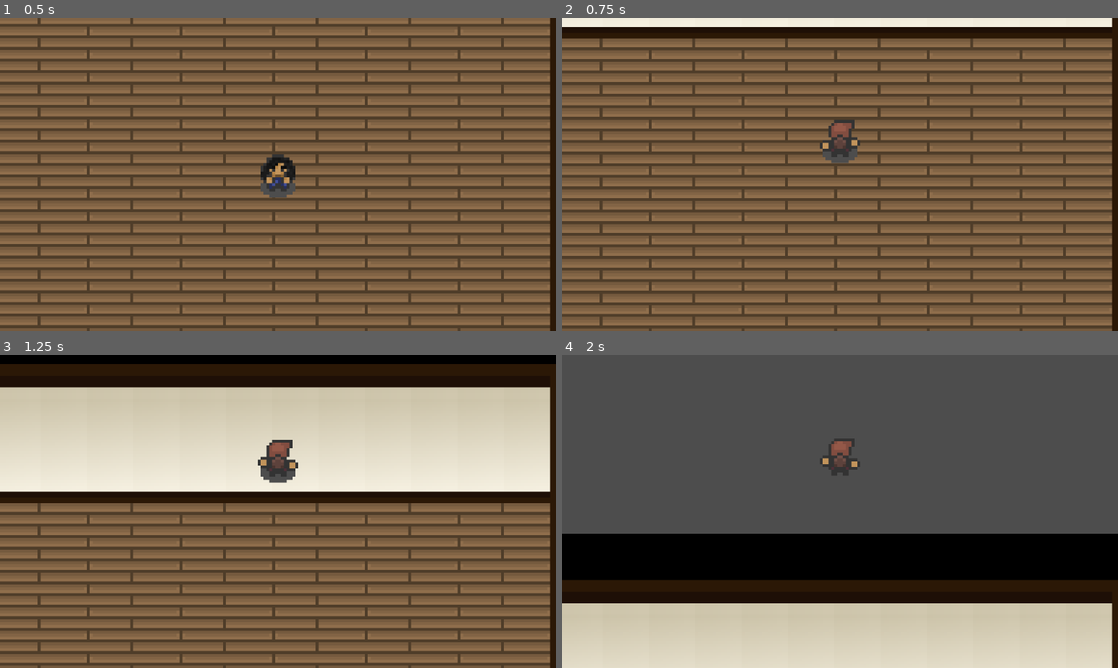
Above: before the commit, frames 1-4 (two rows, left to right).
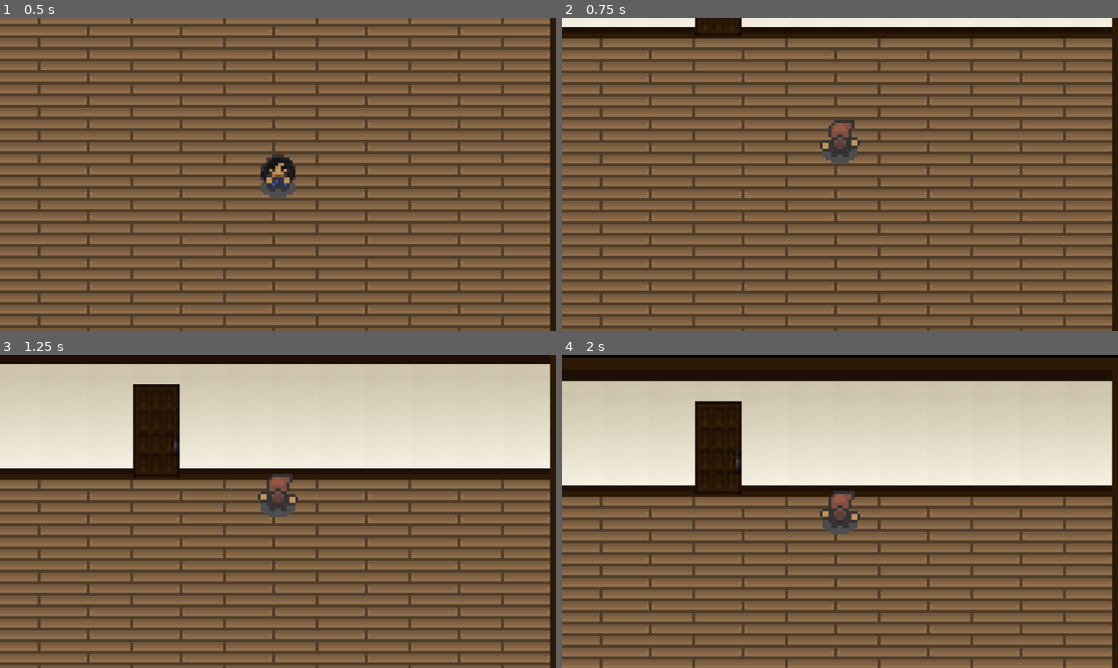
Above: after the commit, the same moments.

Repository: chemebulo/Godot-444Game
Game: Godot game, scene res://scenes/secondarybedroom.tscn
Two runs of this game, one before a commit and one after it. Both use one fixed random seed, a clock stepped at 60 frames per second and the inputs below. This scene is started directly instead of the project's main scene.
Inputs:
- Up to frame 1 (0.5 s): no input
- Up to frame 2 (0.75 s): tap Enter at 0.5 s; hold W (up) from 0.53 s (still down); hold E (interact) from 0.53 s (still down)
- Up to frame 3 (1.25 s): keep holding W (up); keep holding E (interact)
- Up to frame 4 (2 s): keep holding W (up); release E (interact) at 1.28 s; tap E (interact) at 1.35 s

Frame 1 is identical in both runs. In frame 2, 0.3% of the frame differs, in the area x 23-33%, y 0-6%; in frame 3, 26%; in frame 4, 99%, in the area x 0-100%, y 0-100%.

Commit message:
Add: Funcionalidad puertas y Secondary Bedroom

Diff:
--- a/scenes/secondarybedroom.tscn
+++ b/scenes/secondarybedroom.tscn
@@ -1,8 +1,10 @@
-[gd_scene load_steps=10 format=4 uid="uid://np0sf1x11mt6"]
+[gd_scene load_steps=12 format=4 uid="uid://np0sf1x11mt6"]
 
 [ext_resource type="Texture2D" uid="uid://cyxqwgnhoanve" path="res://assets/background.png" id="1_d1q4b"]
 [ext_resource type="Texture2D" uid="uid://b7nl7jinr2iry" path="res://assets/444_tileset_x16.png" id="2_xmncb"]
 [ext_resource type="PackedScene" uid="uid://bee0r1ue2kxhn" path="res://scenes/player.tscn" id="3_xlrbj"]
+[ext_resource type="PackedScene" uid="uid://b8hnl3ako1c5q" path="res://scenes/door.tscn" id="4_aieml"]
+[ext_resource type="PackedScene" uid="uid://dfjacur5o24gf" path="res://scenes/mainbedroom.tscn" id="5_lgi2r"]
 
 [sub_resource type="TileSetAtlasSource" id="TileSetAtlasSource_xmncb"]
 texture = ExtResource("1_d1q4b")
@@ -97,12 +99,16 @@
 1:31/0 = 0
 2:31/0 = 0
 3:31/0 = 0
+3:31/0/physics_layer_0/polygon_0/points = PackedVector2Array(-8, -8, 8, -8, 8, 8, -8, 8)
 4:31/0 = 0
 5:31/0 = 0
 6:31/0 = 0
+6:31/0/physics_layer_0/polygon_0/points = PackedVector2Array(-8, -8, 8, -8, 8, 8, -8, 8)
 7:31/0 = 0
+7:31/0/physics_layer_0/polygon_0/points = PackedVector2Array(-8, -8, 8, -8, 8, 8, -8, 8)
 
 [sub_resource type="TileSet" id="TileSet_lgi2r"]
+physics_layer_0/collision_layer = 1
 sources/0 = SubResource("TileSetAtlasSource_aieml")
 
 [node name="Node2D" type="Node2D"]
@@ -121,3 +127,7 @@
 
 [node name="Player" parent="." instance=ExtResource("3_xlrbj")]
 position = Vector2(98, 55)
+
+[node name="Door" parent="." instance=ExtResource("4_aieml")]
+position = Vector2(56, -17)
+target_scene = ExtResource("5_lgi2r")
--- a/scritps/door.gd
+++ b/scritps/door.gd
@@ -1,8 +1,6 @@
 extends Node2D
 
-@export var target_scene: String
-@export var spawn_point_name: String
-@export var locked: bool = false
+@export var target_scene: PackedScene
 
 var player_in_range:= false
 
@@ -12,18 +10,15 @@
 
 func _input(event):
 	if player_in_range and event.is_action_pressed("interact"):
-		if locked:
-			print("La puerta está cerrada.")
-		else:
-			change_room()
+		change_room()
 
 func _on_body_entered(body):
 	if body.is_in_group("player"):
 		player_in_range = true
 
 func _on_body_exited(body):
-	if body.name == "Player":
+	if body.is_in_group("player"):
 		player_in_range = false
 
 func change_room():
-	get_tree().change_scene_to_file(target_scene)
+	get_tree().change_scene_to_packed(target_scene)
